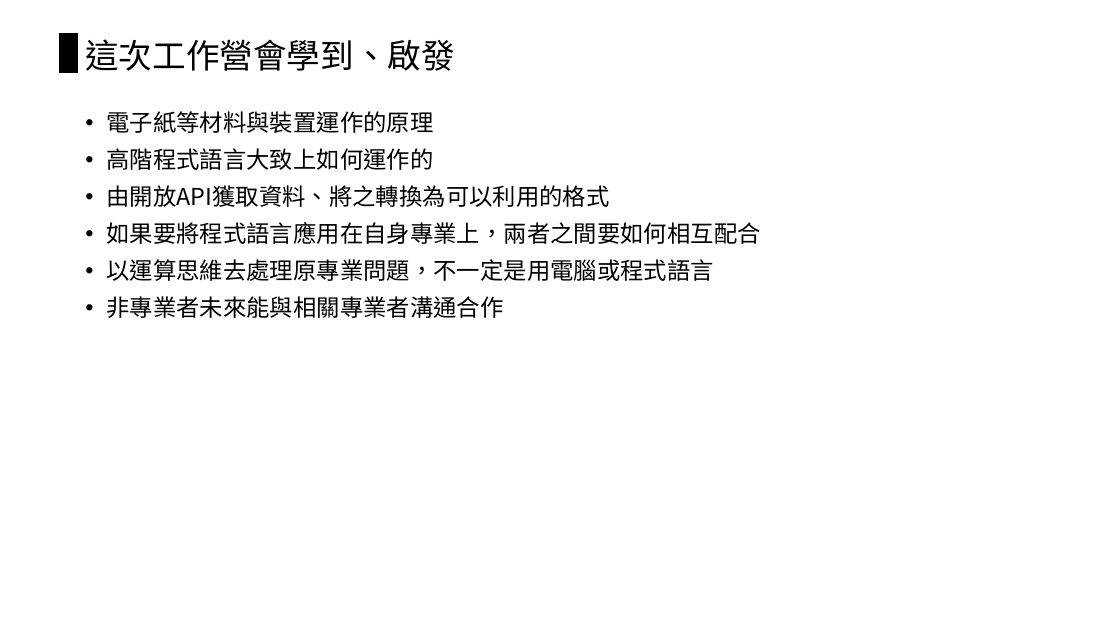
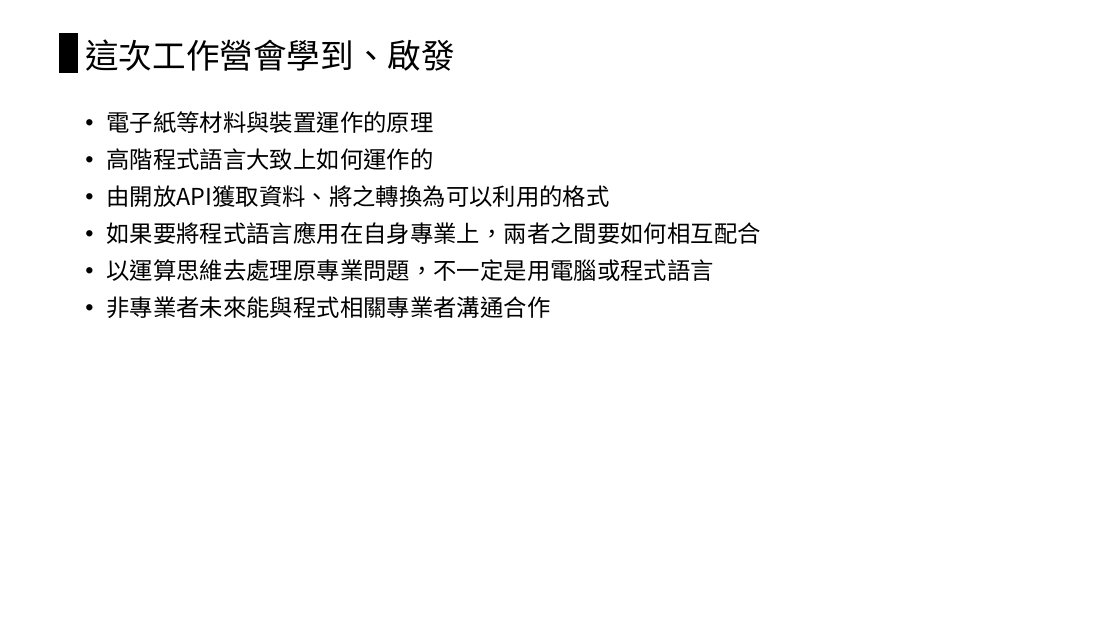
Before and after one commit to chiachin-yen/NCKU_workshop_2018, a slide deck: slide 4 of 2018_Eink工作營.pptx. Drawn at 1120x630 pixels with LibreOffice and Linux fonts; fonts in the diff are those of the drawing. Boxes give left, top, right and bottom in pixels: in the first picture for what was removed or moved away, otherwise in the second. Text is boxed around its words. In the diff, an @@ line names an element or a change of style, - is before the commit and + after.

```diff
--- a/2018_Eink工作營.pptx
+++ b/2018_Eink工作營.pptx
@@ text at (106, 296, 550, 318): text changed @@
-• 非專業者未來能與相關專業者溝通合作
+• 非專業者未來能與程式相關專業者溝通合作
```
Also in this commit, not shown: 27 other slides changed, 9 slides added, 2 slides removed, 6 other files.
